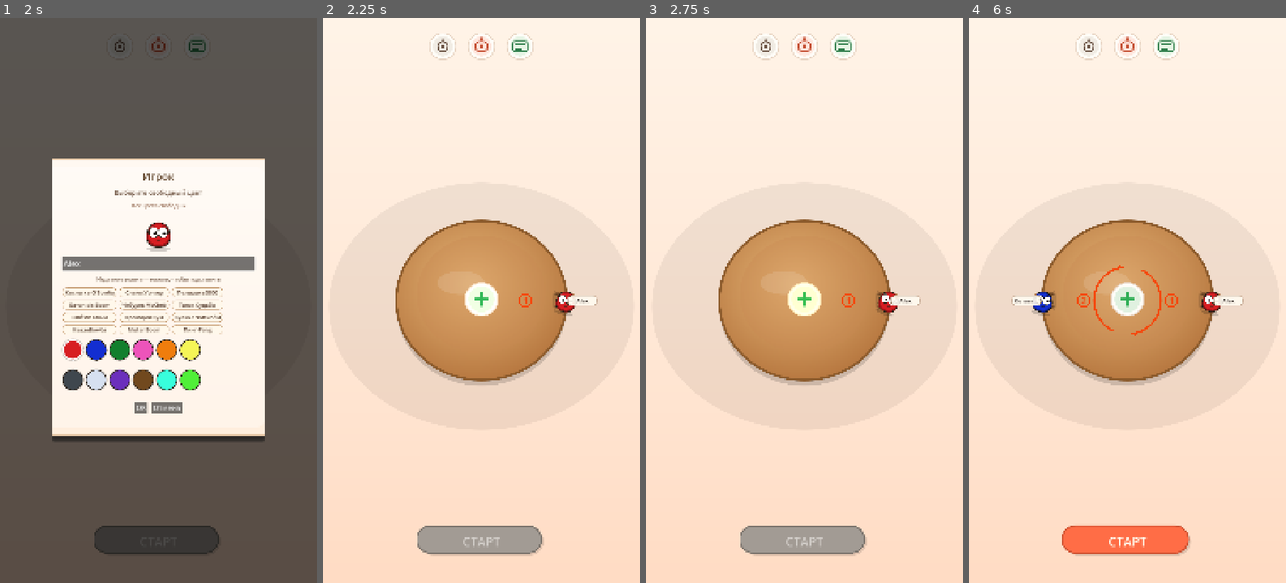
Above: before the commit, frames 1-4 (left to right).
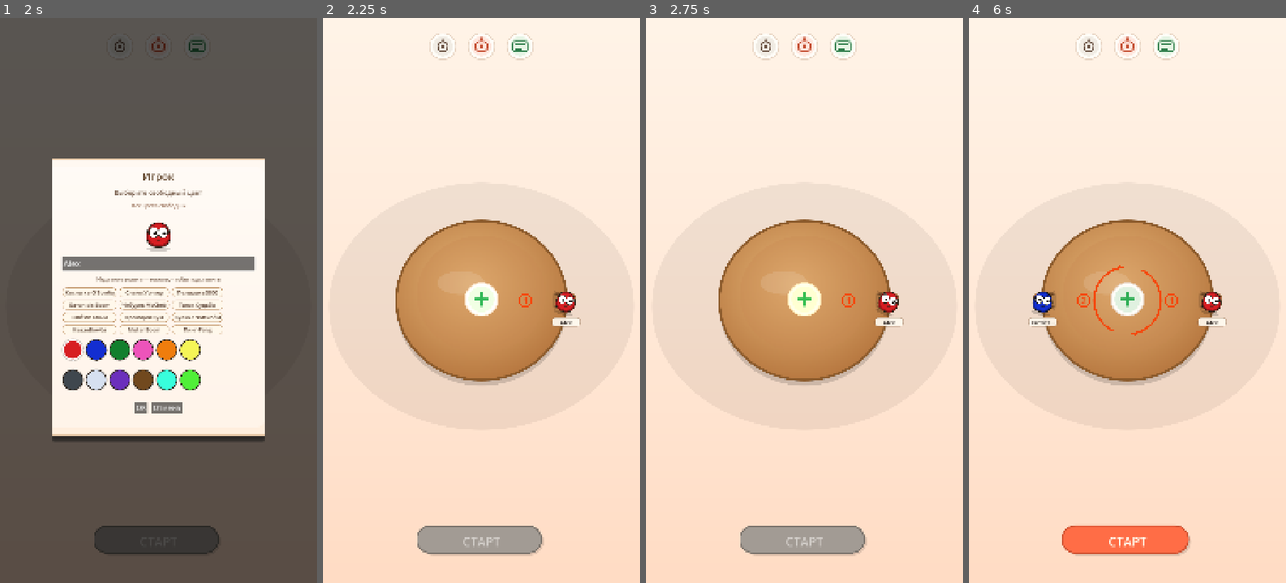
Above: after the commit, the same moments.

Repository: GGamezebo/GodBomb
Game: Godot game, scene res://main.tscn
Two runs of this game, one before a commit and one after it. Both use one fixed random seed, a clock stepped at 60 frames per second and the inputs below.
Inputs (mouse positions are in pixels of both pictures, inside the frame that each line leads up to):
- Up to frame 1 (2 s): click (158, 300) at 0.5 s; click (158, 260) at 1.27 s; type "Alex" at 1.35 s
- Up to frame 2 (2.25 s): click "OK" at 2 s
- Up to frame 3 (2.75 s): no input
- Up to frame 4 (6 s): click (1165, 46) at 2.75 s; click "Закрыть" at 3.5 s; click (1127, 300) at 4.25 s; click "Котлетка-O'Бомба" at 5 s; click "OK" at 5.75 s

Frame 1 is identical in both runs. In frame 2, 0.3% of the frame differs, in the area x 72-87%, y 49-55%; in frame 3, 0.3%; in frame 4, 0.5%, in the area x 13-87%, y 49-55%.

Commit message:
fix name labels

Diff:
--- a/src/features/player_selection/player_icon.gd
+++ b/src/features/player_selection/player_icon.gd
@@ -54,6 +54,7 @@
 		return
 	slime_rect.pivot_offset = slime_rect.size * 0.5
 	_cache_seat_offset()
+	layout_name_plate()
 
 
 func _setup_edit_hint() -> void:
@@ -82,6 +83,7 @@
 		name_label.text = info.name
 	if slime_rect:
 		slime_rect.texture = load(SLIME_PATH % info.preset_id)
+	layout_name_plate()
 
 
 func set_order_index(index: int, player_count: int = -1) -> void:
@@ -90,23 +92,30 @@
 		_display_player_count = player_count
 
 
-func layout_name_plate(table_center_global: Vector2) -> void:
-	const NAME_OUTWARD := 56.0
-	const NAME_PLATE_SIZE := Vector2(100, 34)
+func layout_name_plate(_table_center_global: Vector2 = Vector2.ZERO) -> void:
+	if not slime_rect or not name_label:
+		return
+	var name_plate := name_label.get_parent() as Control
+	if not name_plate:
+		return
+
+	const NAME_GAP := 6.0
+	const PLATE_WIDTH := 100.0
+
+	name_plate.z_index = 2
+	name_plate.custom_minimum_size = Vector2(PLATE_WIDTH, 0)
+	name_plate.reset_size()
+	var plate_size := name_plate.get_combined_minimum_size()
+	if plate_size.y <= 0.0:
+		plate_size.y = 34.0
+	name_plate.size = plate_size
 
 	var seat_anchor := _compute_seat_offset()
-	var seat_global := global_position + seat_anchor
-	var to_center := table_center_global - seat_global
-	if to_center.length_squared() < 1.0:
-		to_center = Vector2.DOWN * 100.0
-	var inward := to_center.normalized()
-
-	var name_plate := name_label.get_parent() as Control if name_label else null
-	if name_plate:
-		name_plate.z_index = 2
-		var outward := -inward
-		var name_center := seat_anchor + outward * NAME_OUTWARD
-		name_plate.position = name_center - NAME_PLATE_SIZE * 0.5
+	var slime_bottom := slime_rect.position.y + slime_rect.size.y
+	name_plate.position = Vector2(
+		seat_anchor.x - plate_size.x * 0.5,
+		slime_bottom + NAME_GAP
+	)
 
 
 func refresh_seat_offset() -> void:
--- a/src/features/player_selection/player_icon.tscn
+++ b/src/features/player_selection/player_icon.tscn
@@ -45,9 +45,9 @@
 [node name="NamePlate" type="PanelContainer" parent="."]
 layout_mode = 0
 offset_left = 5.0
-offset_top = 138.0
+offset_top = 52.0
 offset_right = 105.0
-offset_bottom = 174.0
+offset_bottom = 86.0
 theme_override_styles/panel = SubResource("StyleBoxFlat_name")
 
 [node name="PlayerName" type="Label" parent="NamePlate" unique_id=1061097853]
